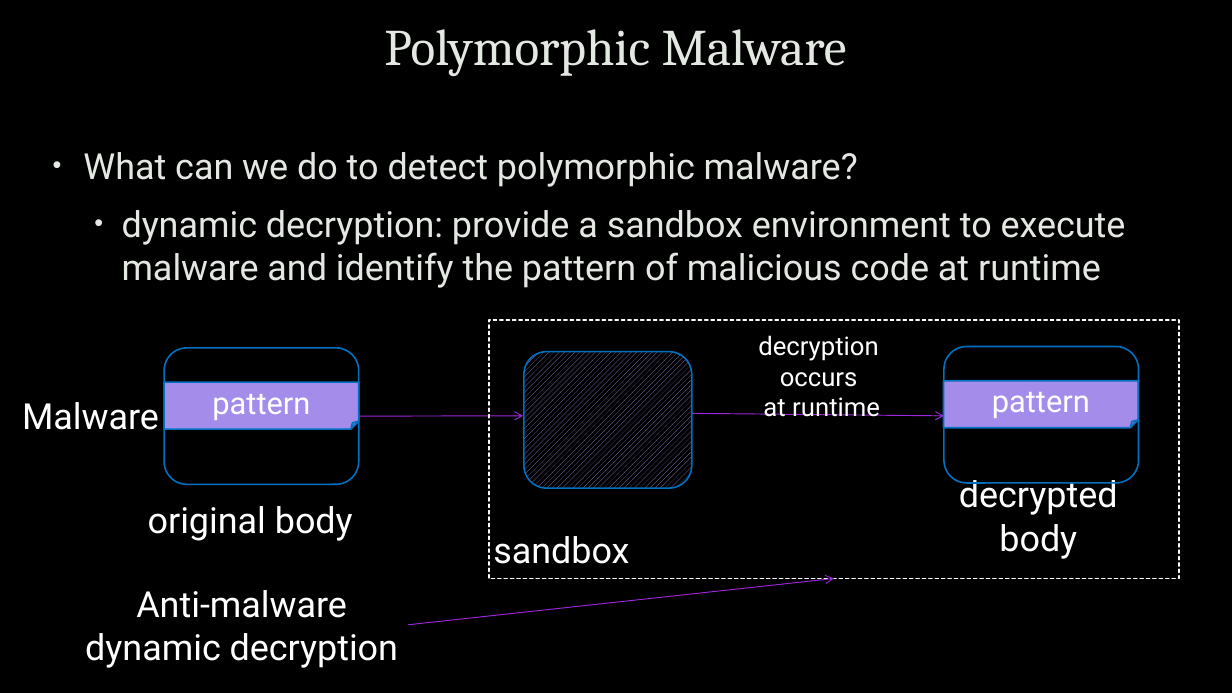
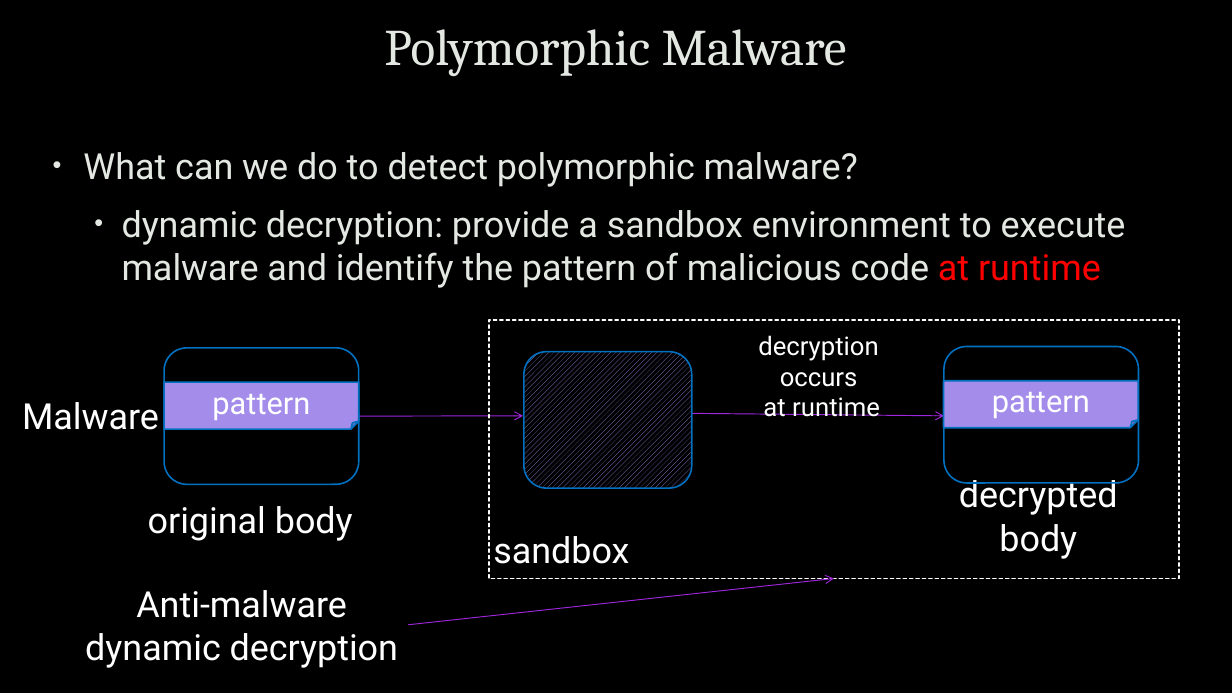
Before and after one commit to uwacyber/cits1003, a slide deck: slide 26 of cits1003-lecture_slides/CITS1003-4 Threats-exercises.pptx. Drawn at 1232x693 pixels with LibreOffice and Linux fonts; fonts in the diff are those of the drawing; background and template pictures are left out. Boxes give left, top, right and bottom in pixels: in the first picture for what was removed or moved away, otherwise in the second. Text is boxed around its words. In the diff, an @@ line names an element or a change of style, - is before the commit and + after.

```diff
--- a/cits1003-lecture_slides/CITS1003-4 Threats-exercises.pptx
+++ b/cits1003-lecture_slides/CITS1003-4 Threats-exercises.pptx
@@ text at <box>122,210,1126,288</box>: text colour #E4E8E2 to #FF0000 in "at runtime" @@
```
Also in this commit, not shown: 8 other slides changed, 2 slides added.
